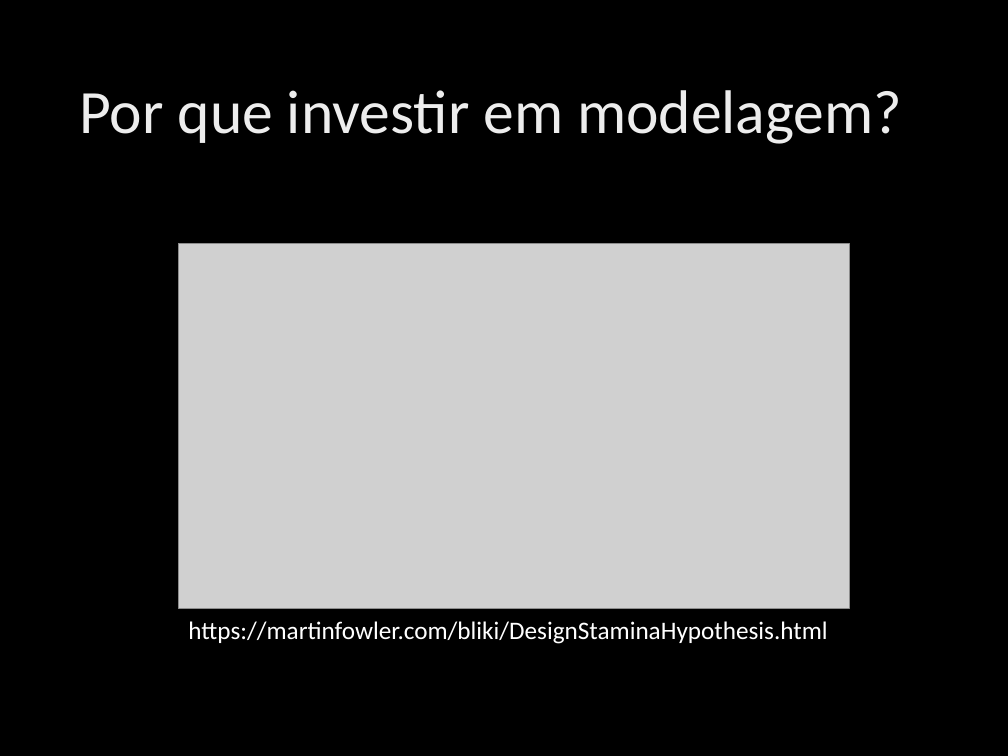
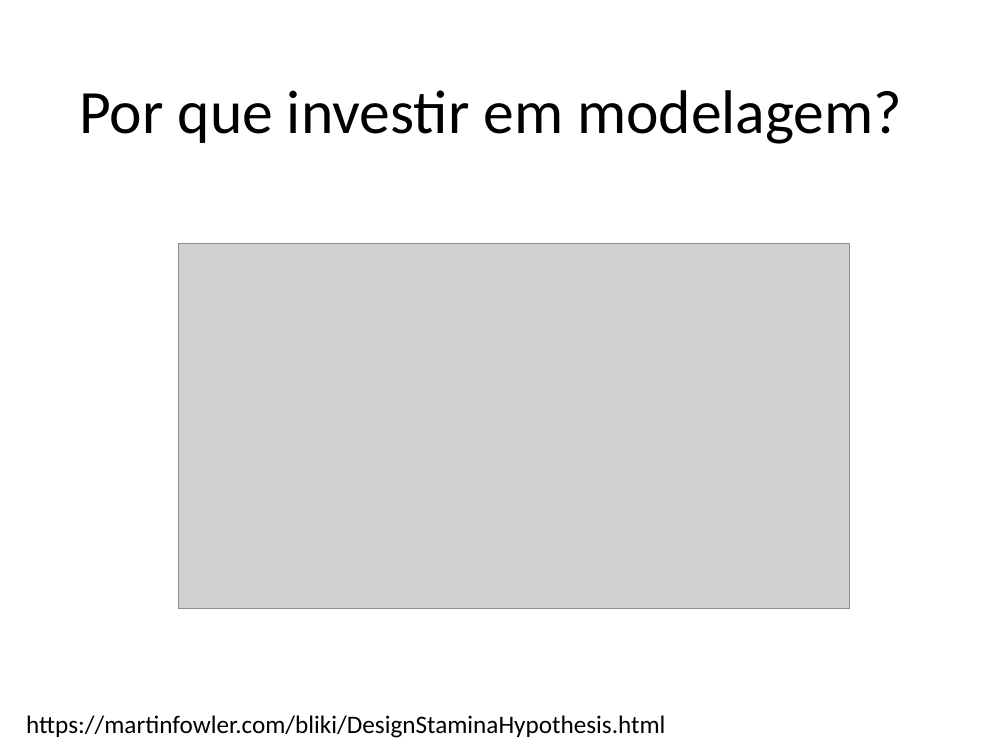
Before and after one commit to ivanpaulovich/event-sourcing-jambo, a slide deck: slide 7 of docs/Princípios SOLID de OO usando .NET.pptx. Drawn at 1008x756 pixels with LibreOffice and Linux fonts; fonts in the diff are those of the drawing; grey boxes stand for pictures; background and template pictures are left out. Boxes give left, top, right and bottom in pixels: in the first picture for what was removed or moved away, otherwise in the second. Text is boxed around its words. In the diff, an @@ line names an element or a change of style, - is before the commit and + after.

```diff
--- a/docs/Princípios SOLID de OO usando .NET.pptx
+++ b/docs/Princípios SOLID de OO usando .NET.pptx
@@ background picture (left out) to #FFFFFF @@
@@ title "Por que investir em modelagem?" at (79,90,902,144): text colour gradient #DEDEDE to #EDEDED to #FFFFFF to #000000 @@
@@ text "https://martinfowler.com/bliki/DesignStaminaHypothesis.html": place and size @@
-text "https://martinfowler.com/bliki/DesignStaminaHypothesis.html" at (188,621,827,644)
+text "https://martinfowler.com/bliki/DesignStaminaHypothesis.html" at (26,715,665,738)
@@ text "https://martinfowler.com/bliki/DesignStaminaHypothesis.html" at (26,715,665,738): text colour #FFFFFF to #000000 @@
```
Also in this commit, not shown: 6 other slides changed, 1 other file.
